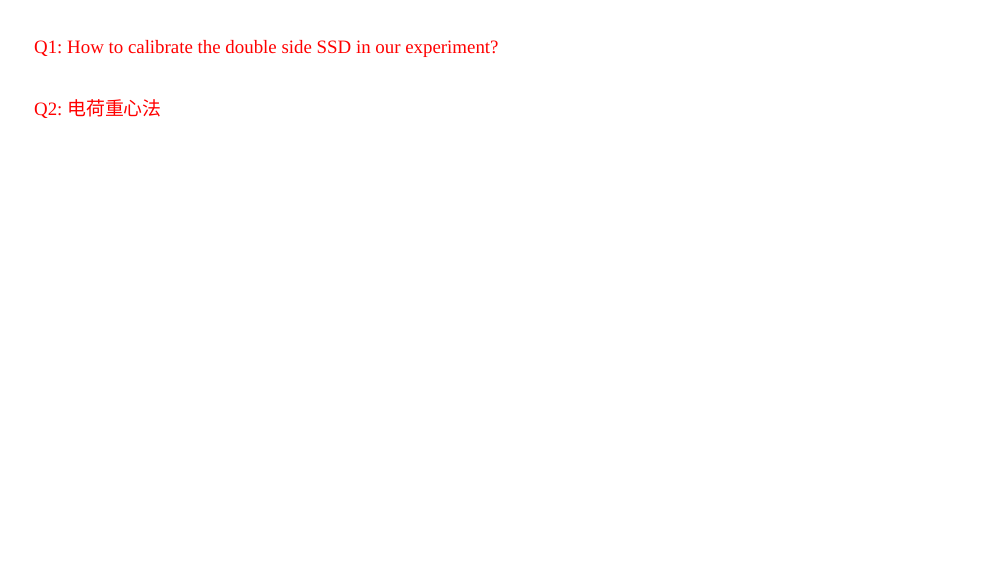
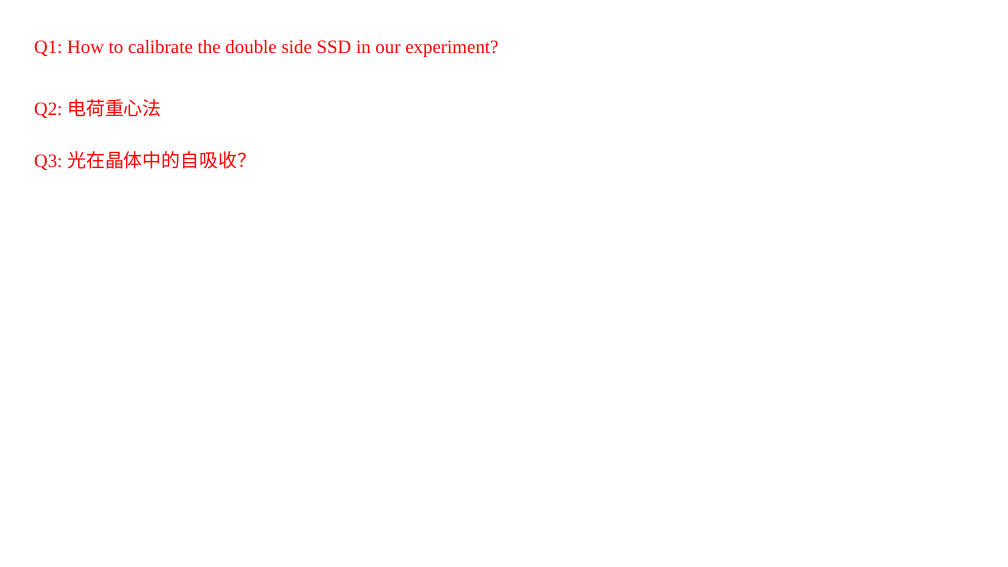
Before and after one commit to gfh16/StudyNotes, a slide deck: slide 1 of 03DE-E-Detector.pptx. Drawn at 1008x567 pixels with LibreOffice and Linux fonts; fonts in the diff are those of the drawing. Boxes give left, top, right and bottom in pixels: in the first picture for what was removed or moved away, otherwise in the second. Text is boxed around its words. In the diff, an @@ line names an element or a change of style, - is before the commit and + after.

```diff
--- a/03DE-E-Detector.pptx
+++ b/03DE-E-Detector.pptx
@@ text added at <box>34,151,256,170</box>, 18 pt, text #FF0000 @@
+Q3: 光在晶体中的自吸收？
```
Also in this commit, not shown: 2 other slides changed, 6 slides added, 3 slides removed, 1 other file.
